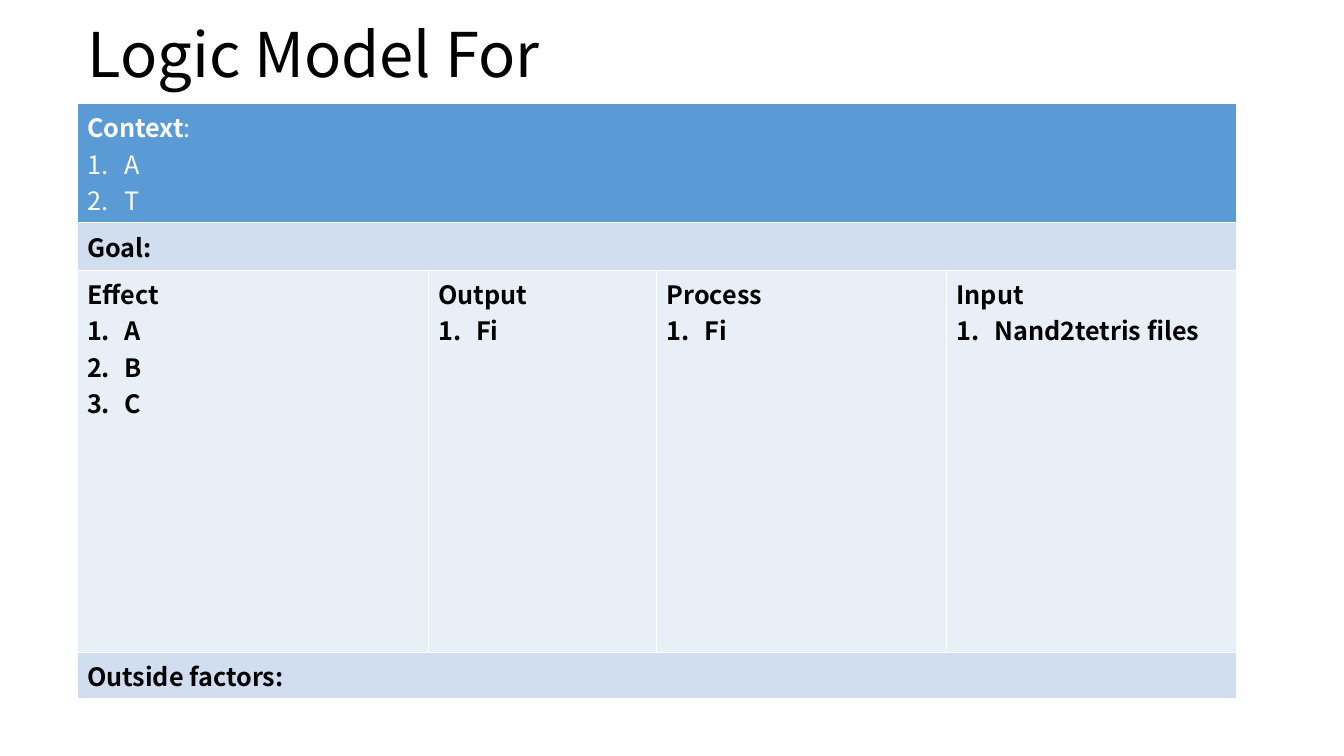
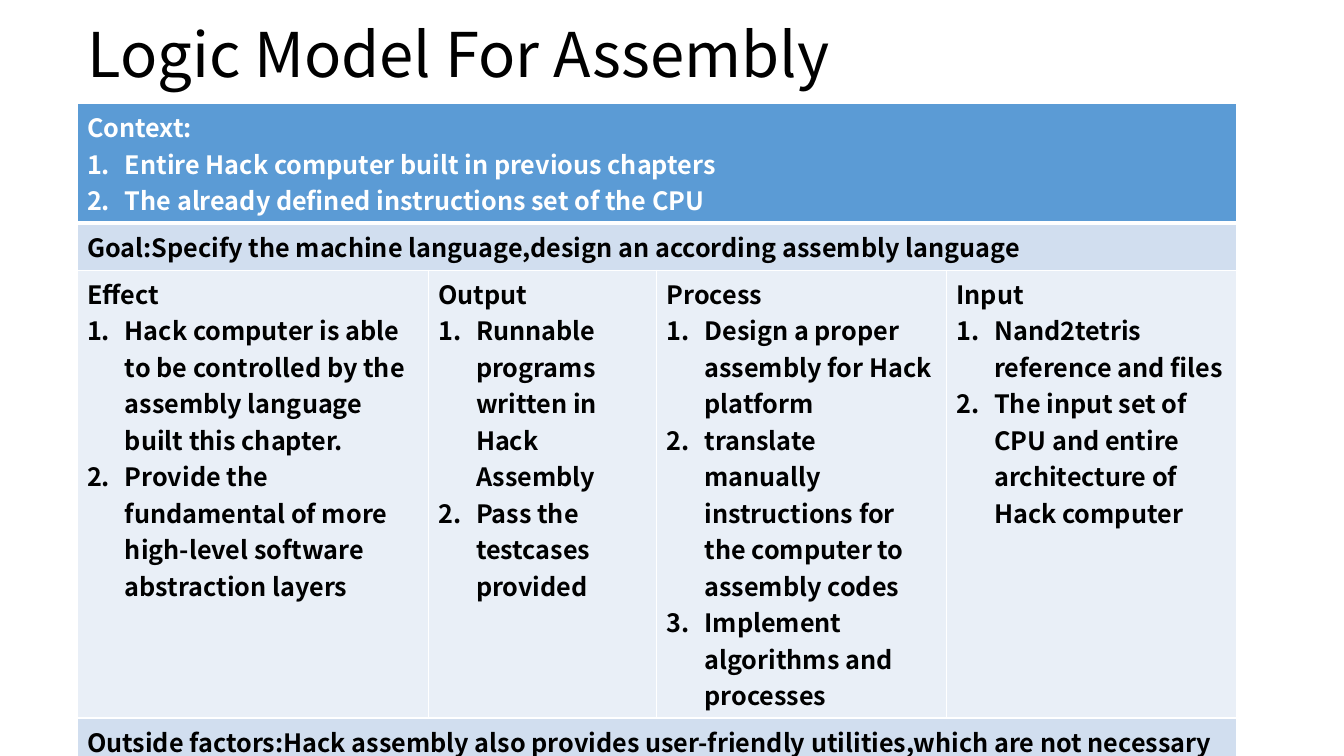
Before and after one commit to LouiValley/System-Design-in-Computational-Thinking-2018-Spring, a slide deck: slide 1 of Work_File/LogicModelTemplate.pptx. Drawn at 1344x756 pixels with LibreOffice and Linux fonts; fonts in the diff are those of the drawing. Boxes give left, top, right and bottom in pixels: in the first picture for what was removed or moved away, otherwise in the second. Text is boxed around its words. In the diff, an @@ line names an element or a change of style, - is before the commit and + after.

```diff
--- a/Work_File/LogicModelTemplate.pptx
+++ b/Work_File/LogicModelTemplate.pptx
@@ title at [87, 28, 829, 93]: text changed @@
-Logic Model For
+Logic Model For Assembly
@@ table at [77, 103, 1237, 756] @@
-row 1, column 1: Context: / A / T
+row 1, column 1: Context: / Entire Hack computer built in previous chapters / The already defined instructions set of the CPU
-row 2, column 1: Goal:
+row 2, column 1: Goal:Specify the machine language,design an according assembly language
-row 3: Effect / A / B / C | Output / Fi | Process / Fi | Input / Nand2tetris files
+row 3: Effect / Hack computer is able to be controlled by the assembly language built this chapter. / Provide the fundamental of more high-level software abstraction layers | Output / Runnable programs written in Hack Assembly / Pass the testcases provided | Process / Design a proper assembly for Hack platform / translate manually instructions for the computer to assembly codes / Implement algorithms and processes | Input / Nand2tetris reference and files / The input set of CPU and entire architecture of Hack computer
-row 4, column 1: Outside factors:
+row 4, column 1: Outside factors:Hack assembly also provides user-friendly utilities,which are not necessary
```
Also in this commit, not shown: 1 other file.
